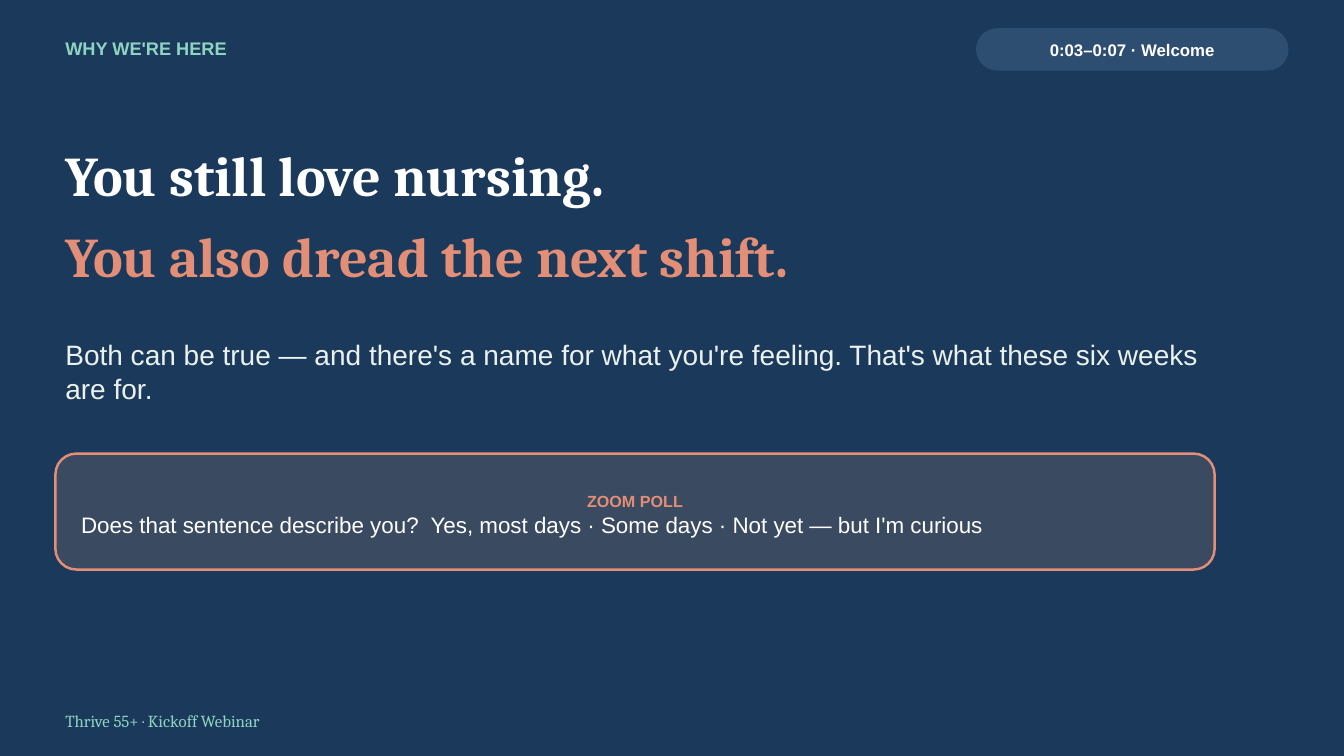
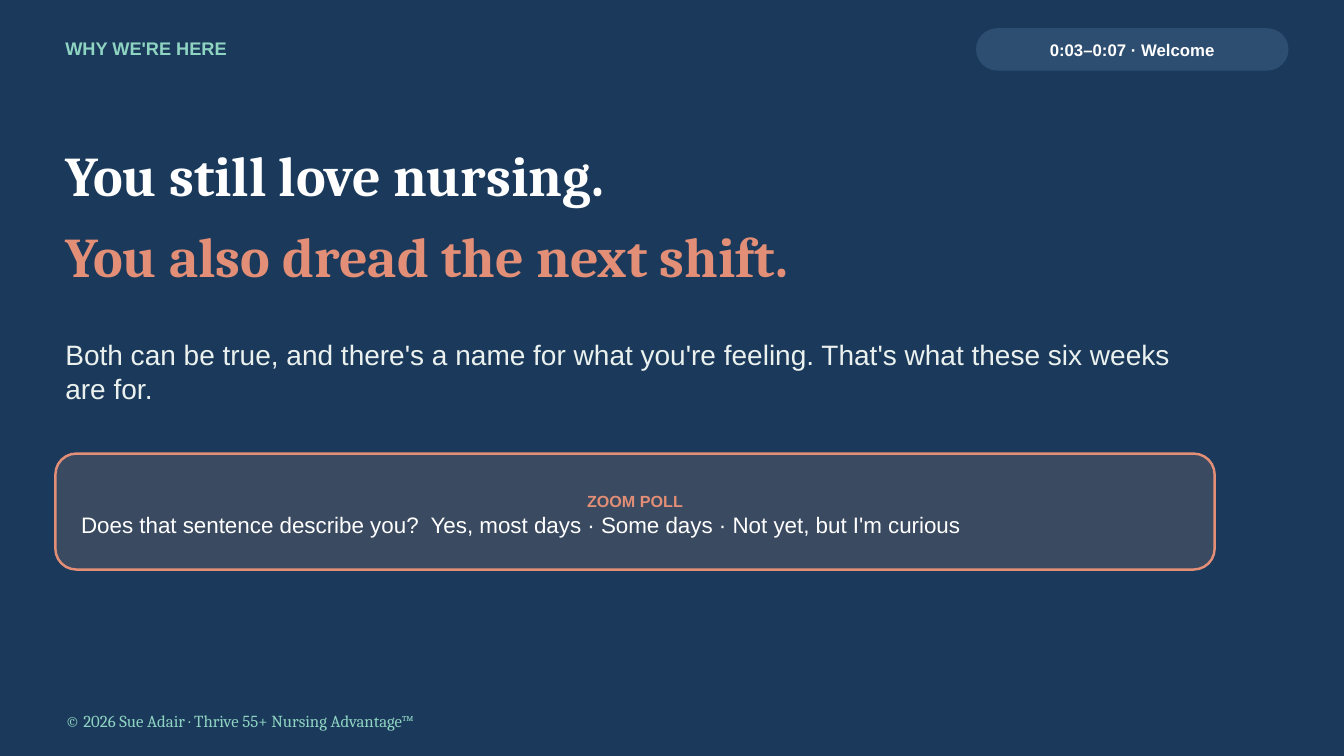
Before and after one commit to MissTully/Thrive-55, a slide deck: slide 3 of webinars/Thrive55_Week0_Kickoff_Zoom.pptx. Drawn at 1344x756 pixels with LibreOffice and Linux fonts; fonts in the diff are those of the drawing. Boxes give left, top, right and bottom in pixels: in the first picture for what was removed or moved away, otherwise in the second. Text is boxed around its words. In the diff, an @@ line names an element or a change of style, - is before the commit and + after.

```diff
--- a/webinars/Thrive55_Week0_Kickoff_Zoom.pptx
+++ b/webinars/Thrive55_Week0_Kickoff_Zoom.pptx
@@ text at (65,344,1169,400): text changed @@
-Both can be true — and there's a name for what you're feeling. That's what these six weeks are for.
+Both can be true, and there's a name for what you're feeling. That's what these six weeks are for.
@@ text in rounded rectangle at (81,516,960,538): text changed @@
-Does that sentence describe you? Yes, most days · Some days · Not yet — but I'm curious
+Does that sentence describe you? Yes, most days · Some days · Not yet, but I'm curious
@@ text at (83,715,414,731): text changed @@
-Thrive 55+ · Kickoff Webinar
+© 2026 Sue Adair · Thrive 55+ Nursing Advantage™
```
Also in this commit, not shown: 16 other slides changed.
